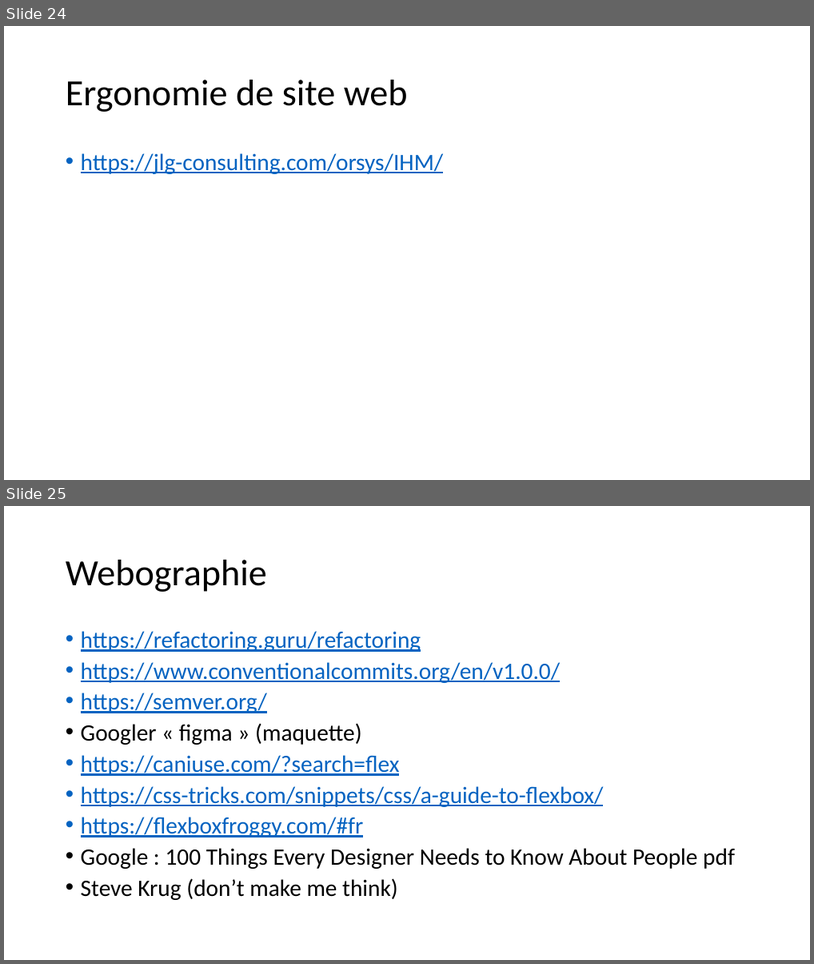
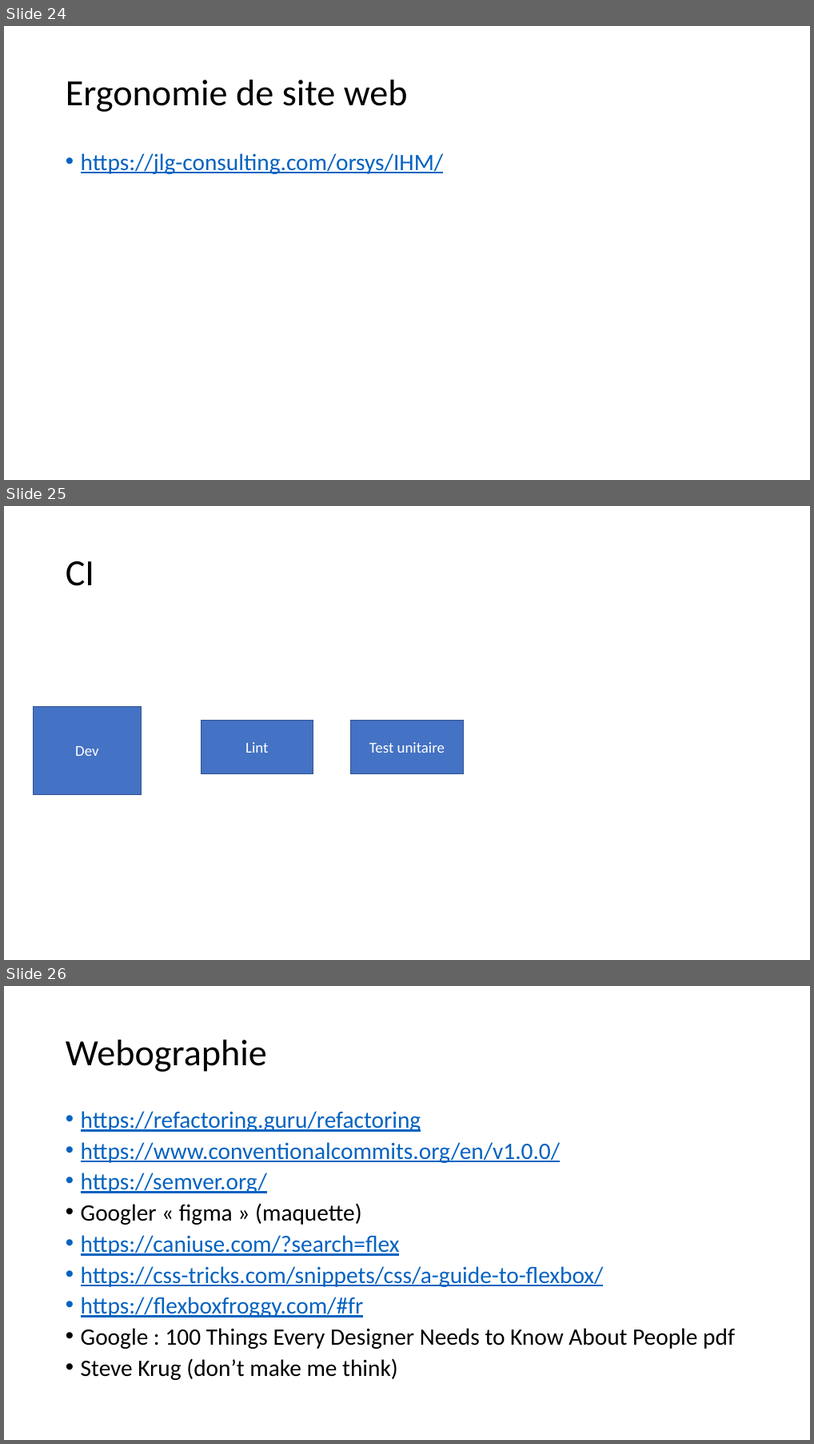
Before and after one commit to jlg-formation/fuj-juillet-2020, a slide deck: notes.pptx. Shown one above the other, each under a label of ours: slides 24 and 25 before the commit, slides 24, 25 and 26 after it. The pictures are 814x964 and 814x1444 pixels, drawn with LibreOffice and Linux fonts; fonts in the diff are those of the drawing. Boxes give left, top, right and bottom in pixels: in the first picture for what was removed or moved away, otherwise in the second. Text is boxed around its words. In the diff, an @@ line names an element or a change of style, - is before the commit and + after.

```diff
--- a/notes.pptx
+++ b/notes.pptx
@@ slide 25 added at <box>4,506,810,960</box>, background #FFFFFF @@
@@ title added at <box>66,561,94,586</box>, 44 pt, text #000000 @@
+CI
@@ rectangle added at <box>33,706,142,794</box>, fill #4472C4, outline #325491 1 pt, 18 pt, text #FFFFFF @@
+Dev
@@ rectangle added at <box>201,720,313,773</box>, fill #4472C4, outline #325491 1 pt, 18 pt, text #FFFFFF @@
+Lint
@@ rectangle added at <box>351,720,464,773</box>, fill #4472C4, outline #325491 1 pt, 18 pt, text #FFFFFF @@
+Test unitaire
@@ what was slide 25 is now slide 26 @@
```
Also in this commit, not shown: 1 slide changed.
